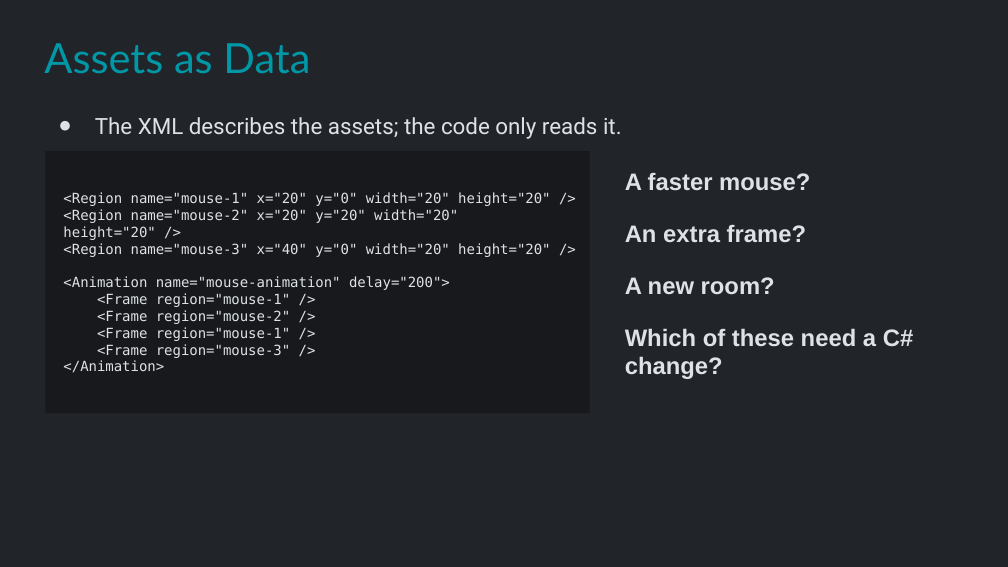
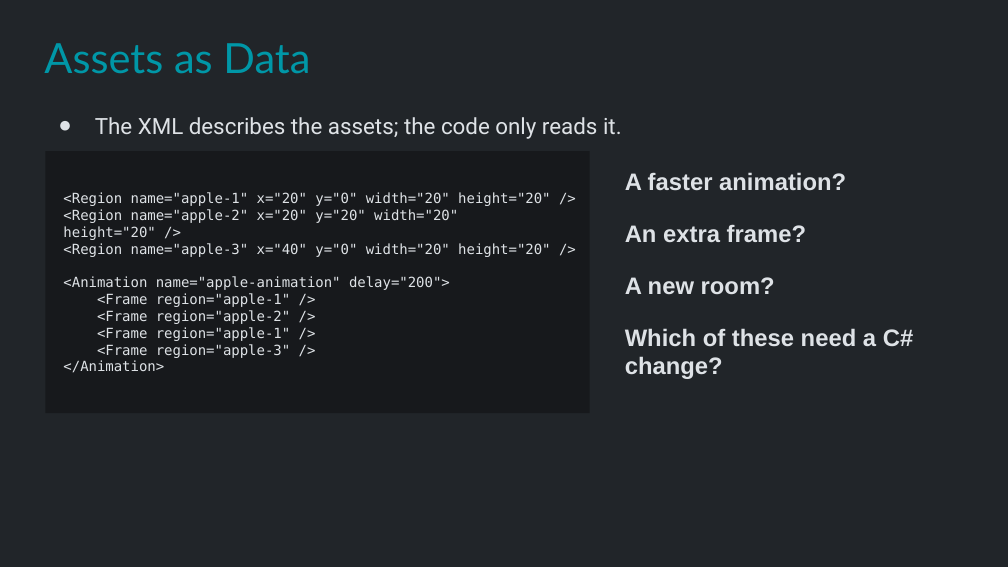
Before and after one commit to Metamate/gar, a slide deck: slide 7 of slides/03 Snake.pptx. Drawn at 1008x567 pixels with LibreOffice and Linux fonts; fonts in the diff are those of the drawing. Boxes give left, top, right and bottom in pixels: in the first picture for what was removed or moved away, otherwise in the second. Text is boxed around its words. In the diff, an @@ line names an element or a change of style, - is before the commit and + after.

```diff
--- a/slides/03 Snake.pptx
+++ b/slides/03 Snake.pptx
@@ text at box(625, 172, 846, 191): text changed @@
-A faster mouse?
+A faster animation?
@@ text in rectangle at box(63, 192, 550, 358): text changed @@
-<Region name="mouse-1" x="20" y="0" width="20" height="20" />
-<Region name="mouse-2" x="20" y="20" width="20" height="20" />
-<Region name="mouse-3" x="40" y="0" width="20" height="20" />
-<Animation name="mouse-animation" delay="200">
-<Frame region="mouse-1" />
-<Frame region="mouse-2" />
-<Frame region="mouse-1" />
-<Frame region="mouse-3" />
+<Region name="apple-1" x="20" y="0" width="20" height="20" />
+<Region name="apple-2" x="20" y="20" width="20" height="20" />
+<Region name="apple-3" x="40" y="0" width="20" height="20" />
+<Animation name="apple-animation" delay="200">
+<Frame region="apple-1" />
+<Frame region="apple-2" />
+<Frame region="apple-1" />
+<Frame region="apple-3" />
```
Also in this commit, not shown: 5 other slides changed, 3 other files.
